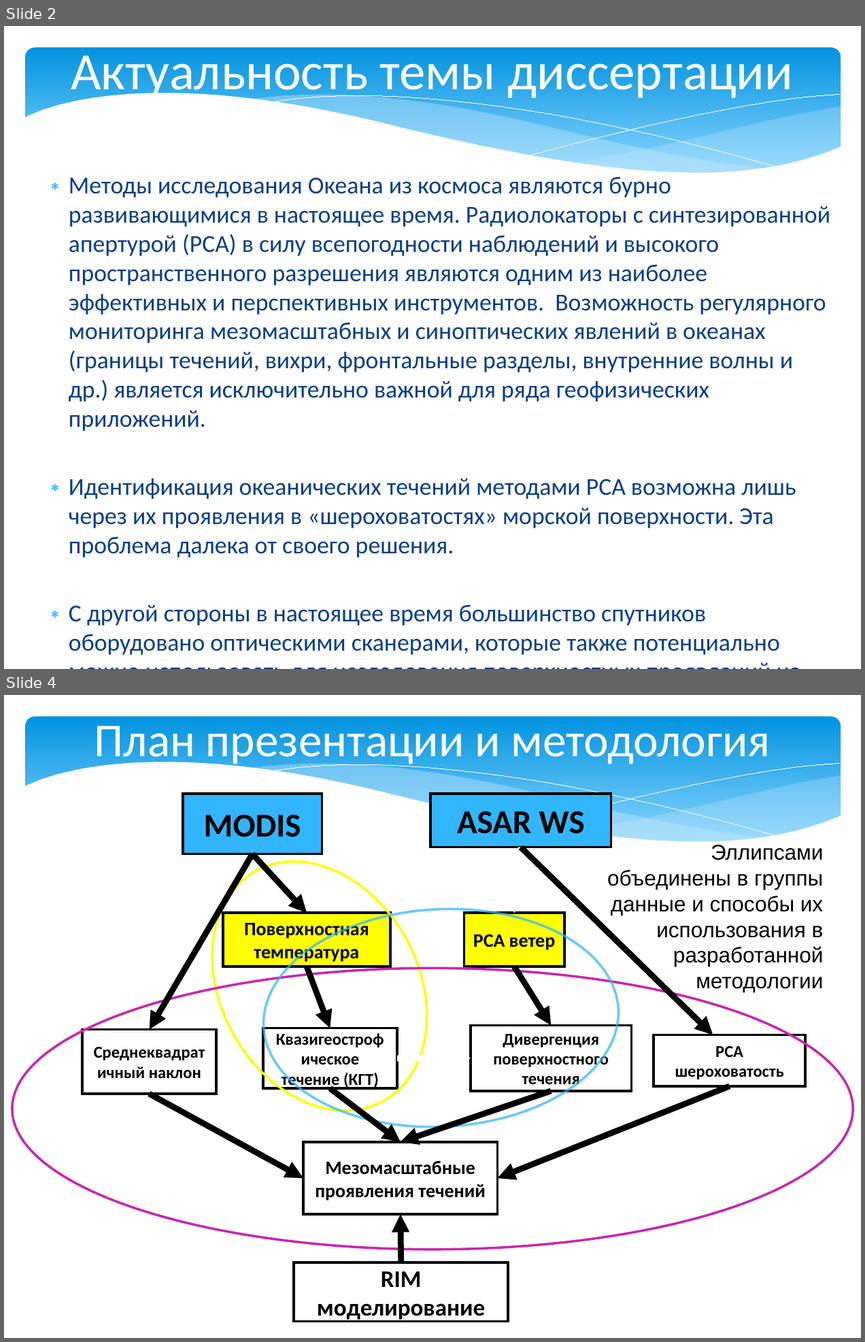
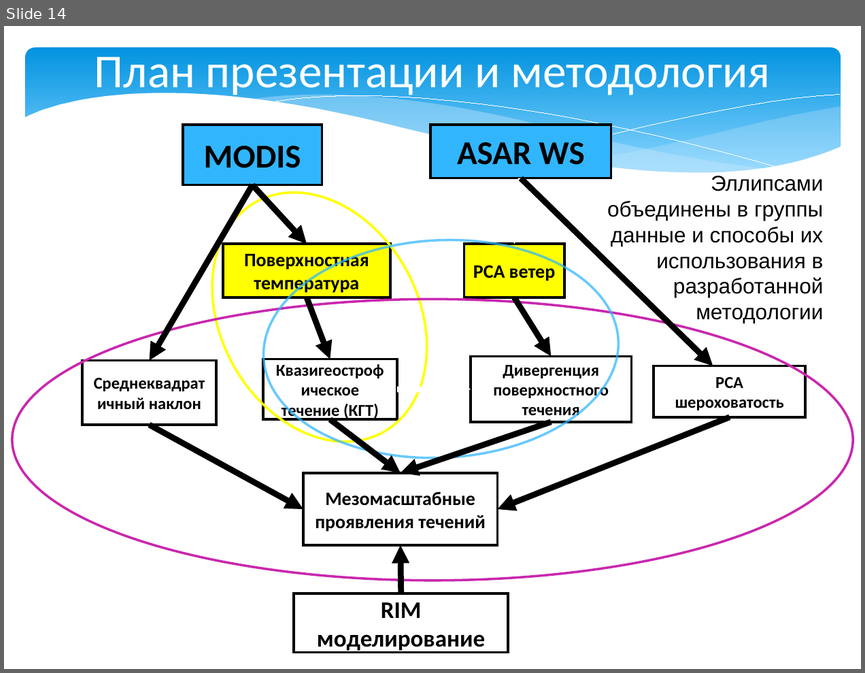
Before and after one commit to magican/Disser, a slide deck: Мясоедов_2014.pptx. Shown one above the other, each under a label of ours: slides 2 and 4 before the commit, slide 14 after it; the slides between them are not shown. The pictures are 865x1342 and 865x673 pixels, drawn with LibreOffice and Linux fonts; fonts in the diff are those of the drawing. Boxes give left, top, right and bottom in pixels: in the first picture for what was removed or moved away, otherwise in the second. Text is boxed around its words. In the diff, an @@ line names an element or a change of style, - is before the commit and + after.

```diff
--- a/Мясоедов_2014.pptx
+++ b/Мясоедов_2014.pptx
@@ slide 2 removed at (4,26,861,669), background #FFFFFF; not listed: 6 template elements that a slide beside it also shows @@
@@ title removed at (71,46,793,101) @@
-Актуальность темы диссертации
@@ text removed at (69,176,830,654) @@
-∗ Методы исследования Океана из космоса являются бурно развивающимися в настоящее время. Радиолокаторы с синтезированной апертурой (РСА) в силу всепогодности наблюдений и высокого пространственного разрешения являются одним из наиболее эффективных и перспективных инструментов. Возможность регулярного мониторинга мезомасштабных и синоптических явлений в океанах (границы течений, вихри, фронтальные разделы, внутренние волны и др.) является исключительно важной для ряда геофизических приложений.
-∗ Идентификация океанических течений методами РСА возможна лишь через их проявления в «шероховатостях» морской поверхности. Эта проблема далека от своего решения.
-∗ С другой стороны в настоящее время большинство спутников оборудовано оптическими сканерами, которые также потенциально можно использовать для исследования поверхностных проявлений на морской поверхности.
@@ what was slide 4 is now slide 14 @@
```
Also in this commit, not shown: 2 slides changed, 6 slides added, 1 other slide removed, 4 other files.
